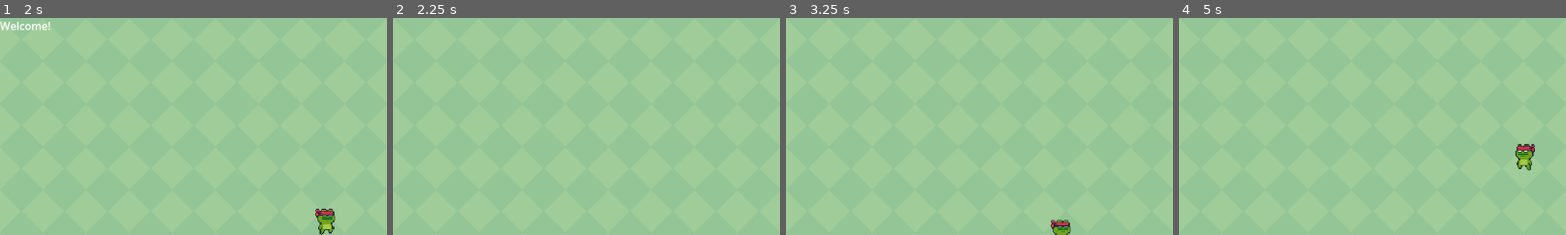
Above: before the commit, frames 1-4 (left to right).
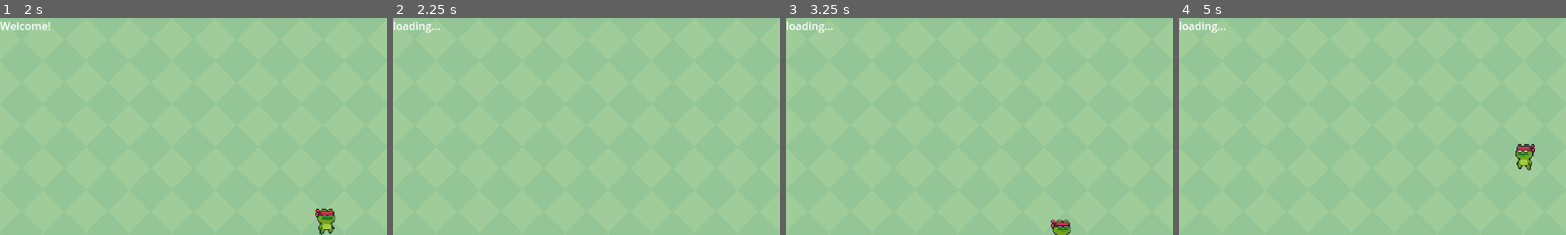
Above: after the commit, the same moments.

Repository: sweeneyb/tutorial-2d-platformer
Game: Godot game, scene res://main.tscn
The game is run twice, just before and just after one commit, with the same random seed, the same clock (stepped at 60 frames per second) and the same inputs.
Inputs:
- Up to frame 1 (2 s): tap Enter (ui_accept) at 0.5, 0.6, 1.35 s; hold S (right) from 0.53 s (still down); tap Space (jump) at 0.77, 1.52 s
- Up to frame 2 (2.25 s): release S (right) at 2.03 s; hold A (left) from 2.03 s (still down); tap Enter (ui_accept) at 2.1 s
- Up to frame 3 (3.25 s): release A (left) at 2.78 s; hold S (right) from 2.78 s (still down); tap Enter (ui_accept) at 2.85 s; tap Space (jump) at 3.02 s
- Up to frame 4 (5 s): tap Enter (ui_accept) at 3.6, 4.35 s; tap Space (jump) at 3.77, 4.52 s; release S (right) at 4.28 s; hold A (left) from 4.28 s (still down)
The pictures show only the part of the screen within x 0-50%, y 0-50%; the shares and areas given below are measured in that part.

Frame 1 is identical in both runs. In frame 2, 0.2% of the frame differs, in the area x 0-13%, y 1-7%; in frame 3, 0.2%; in frame 4, 0.2%.
Error after the commit: Invalid access to property or key 'primaryImage' on a base object of type 'Nil'. (res://hud.gd:16)

Commit message:
updates overlay text from http result

Diff:
--- a/hud.gd
+++ b/hud.gd
@@ -1,14 +1,19 @@
 extends CanvasLayer
 
+var nextText = "loading..."
 
 # Called when the node enters the scene tree for the first time.
 func _ready() -> void:
 	$MessageTimer.start()
+	$JsonGetData.request_completed.connect(_on_request_completed)
+	$JsonGetData.request("https://collectionapi.metmuseum.org/public/collection/v1/objects/338756")
 	await $MessageTimer.timeout
-	$Message.text = ""
+	$Message.text = nextText
 	$Message.show()
 
-
+func _on_request_completed(result, response_code, headers, body):
+	var json = JSON.parse_string(body.get_string_from_utf8())
+	nextText = json["primaryImage"]
 
 # Called every frame. 'delta' is the elapsed time since the previous frame.
 func _process(delta: float) -> void:
--- a/main.tscn
+++ b/main.tscn
@@ -223,5 +223,7 @@
 wait_time = 2.0
 one_shot = true
 
+[node name="JsonGetData" type="HTTPRequest" parent="HUD"]
+
 [connection signal="body_entered" from="Checkpoint(noFlag)/Area2D" to="Checkpoint(noFlag)/Area2D" method="_on_body_entered"]
 [connection signal="body_exited" from="Checkpoint(noFlag)/Area2D" to="Checkpoint(noFlag)/Area2D" method="_on_body_exited"]
